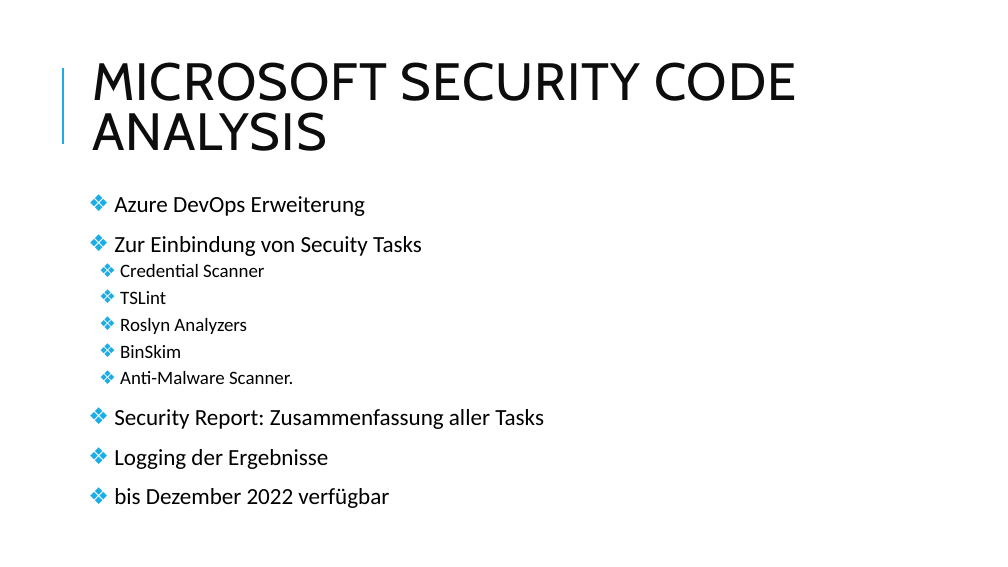
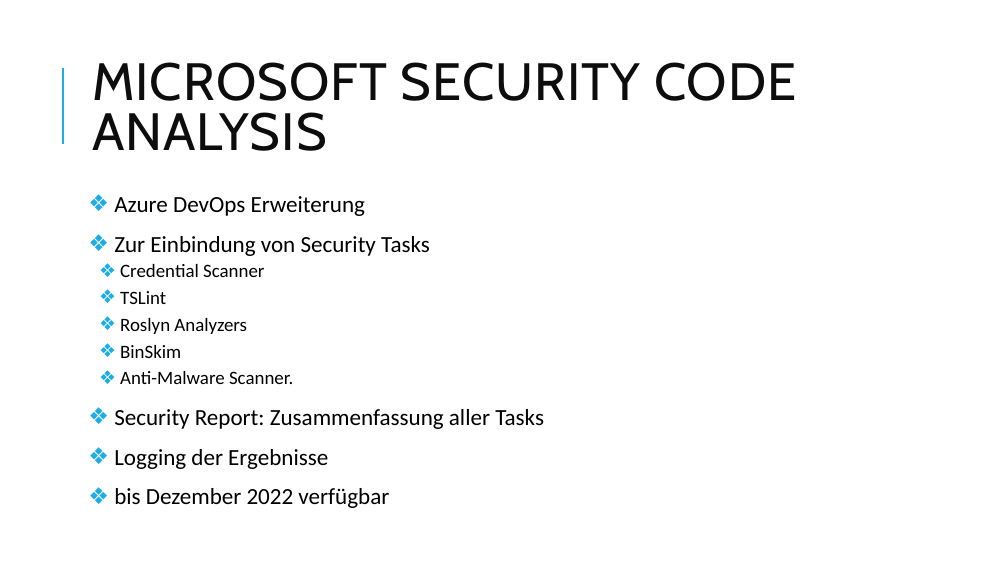
Before and after one commit to FlowBYRN/DevSecOps, a slide deck: slide 18 of DevSecOps-Präsentation.pptx (slide 16 before the commit). Drawn at 1008x567 pixels with LibreOffice and Linux fonts; fonts in the diff are those of the drawing. Boxes give left, top, right and bottom in pixels: in the first picture for what was removed or moved away, otherwise in the second. Text is boxed around its words. In the diff, an @@ line names an element or a change of style, - is before the commit and + after.

```diff
--- a/DevSecOps-Präsentation.pptx
+++ b/DevSecOps-Präsentation.pptx
@@ text at (114,236,430,256): text changed @@
-❖ Zur Einbindung von Secuity Tasks
+❖ Zur Einbindung von Security Tasks
```
Also in this commit, not shown: 7 other slides changed, 3 slides added, 13 other files.
